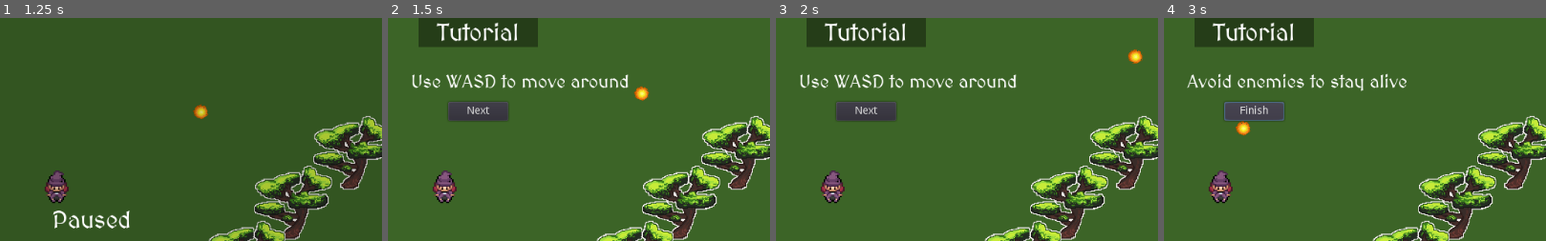
Above: before the commit, frames 1-4 (left to right).
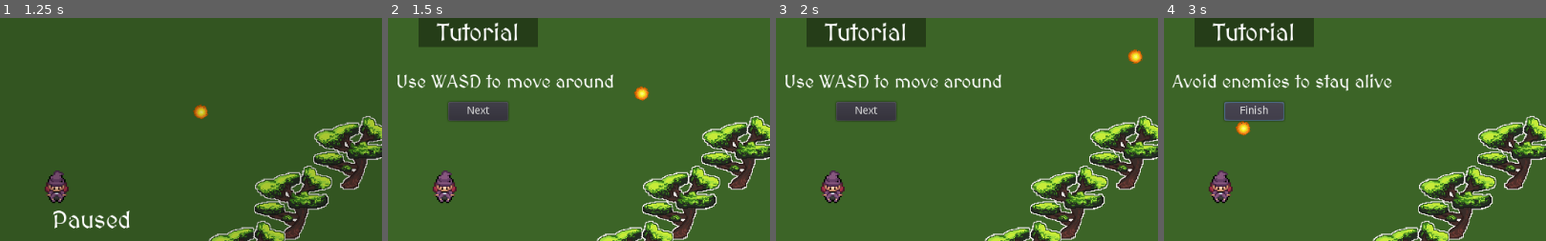
Above: after the commit, the same moments.

Repository: ann-rod/wizard_of_the_land
Game: Godot game, scene res://Main.tscn
Same seed, same stepped clock (60 frames per second), same inputs: the game is played once before the commit and once after it.
Inputs:
- Up to frame 1 (1.25 s): click "||" at 0.5 s
- Up to frame 2 (1.5 s): click "Tutorial" at 1.25 s
- Up to frame 3 (2 s): no input
- Up to frame 4 (3 s): click "Next" at 2 s; click "Next" at 2.75 s
The pictures show only the part of the screen within x 38-88%, y 4-54%; the shares and areas given below are measured in that part.

Frame 1 is identical in both runs. In frame 2, 1.9% of the frame differs, in the area x 2-63%, y 25-32%; in frame 3, 1.9%; in frame 4, 1.7%.

Commit message:
updated label position

Diff:
--- a/environments/HUD/HUD.tscn
+++ b/environments/HUD/HUD.tscn
@@ -58,18 +58,18 @@
 valign = 1
 
 [node name="Instructions" type="Label" parent="."]
-margin_left = 420.0
+margin_left = 400.0
 margin_top = 100.0
-margin_right = 460.0
+margin_right = 440.0
 margin_bottom = 128.0
 custom_fonts/font = SubResource( 3 )
 align = 1
 valign = 1
 
 [node name="NextButton" type="Button" parent="Instructions"]
-margin_left = 50.0
+margin_left = 70.0
 margin_top = 40.0
-margin_right = 130.0
+margin_right = 150.0
 margin_bottom = 65.0
 text = "Next"
 
